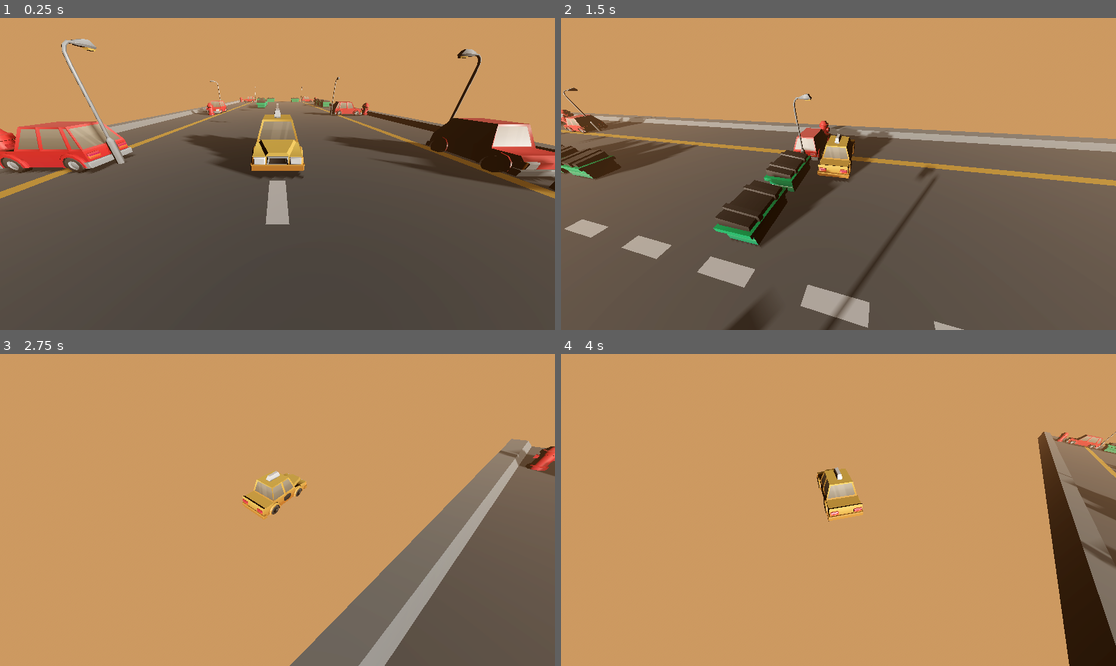
Above: before the commit, frames 1-4 (two rows, left to right).
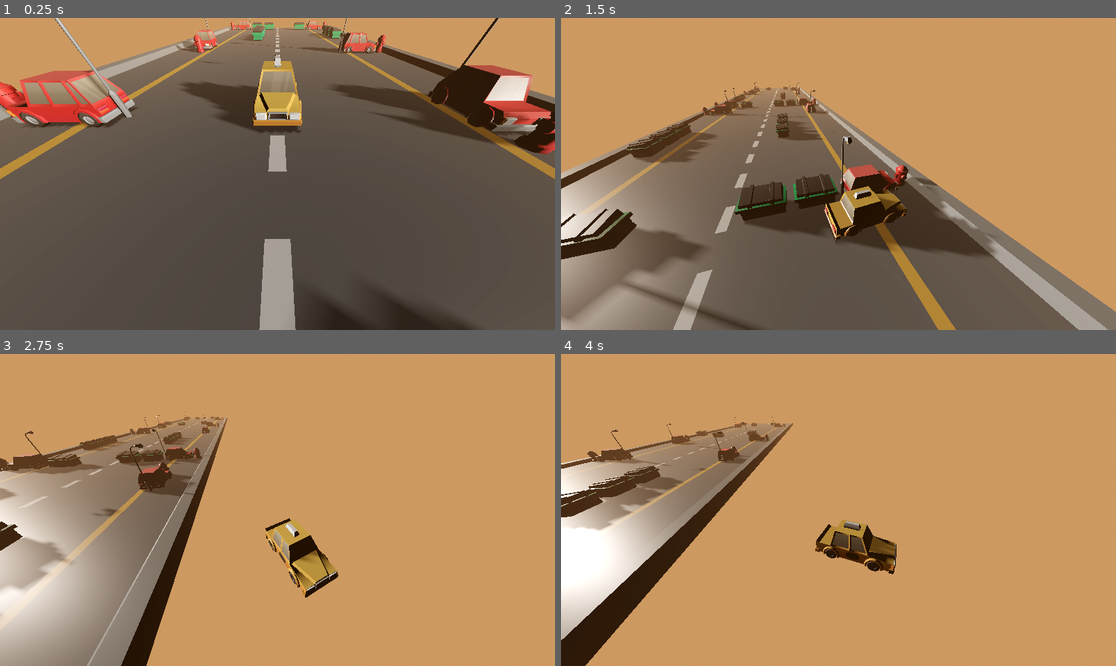
Above: after the commit, the same moments.

Repository: TheoM04/Car-Game
Game: Godot game, scene res://Main.tscn
The game is run twice, just before and just after one commit, with the same random seed, the same clock (stepped at 60 frames per second) and the same inputs.
Inputs (mouse positions are in pixels of both pictures, inside the frame that each line leads up to):
- Up to frame 1 (0.25 s): no input
- Up to frame 2 (1.5 s): tap Enter at 0.5 s; move the mouse to (960, 158) at 0.52 s; hold Right (ui_right) 0.53-1.28 s; click (960, 158) at 0.67 s; move the mouse to (727, 189) at 1.27 s; hold Down from 1.28 s (still down)
- Up to frame 3 (2.75 s): move the mouse to (333, 441) at 2.02 s; release Down at 2.03 s; hold Right (ui_right) from 2.03 s (still down)
- Up to frame 4 (4 s): move the mouse to (810, 572) at 2.77 s; release Right (ui_right) at 2.78 s; hold Up (ui_up) 2.78-3.53 s; click (810, 572) at 2.92 s; move the mouse to (1005, 556) at 3.52 s; hold Left (ui_left) from 3.53 s (still down)

The runs differ from the first frame. In frame 1, 37% of the frame differs, in the area x 0-100%, y 0-100%; in frame 2, 45%; in frame 3, 47%, in the area x 0-100%, y 18-100%; in frame 4, 27%.

Commit message:
small camera fix

Diff:
--- a/Main.tscn
+++ b/Main.tscn
@@ -21,11 +21,10 @@
 [node name="Main" type="Node3D" unique_id=1971039341]
 
 [node name="Camera3D" type="Camera3D" parent="." unique_id=1200017913 node_paths=PackedStringArray("target")]
-visible = false
 fov = 91.3
 script = ExtResource("1_r0du0")
 target = NodePath("../Car")
-offset = Vector3(0, 3, 3)
+offset = Vector3(0, 3.5, 2.5)
 
 [node name="WorldEnvironment" type="WorldEnvironment" parent="." unique_id=1617015305]
 environment = SubResource("Environment_0xm2m")
--- a/Scripts/FollowCamera.gd.gd
+++ b/Scripts/FollowCamera.gd.gd
@@ -2,13 +2,18 @@
 
 @export var lerp_speed = 3.0
 @export var target: Node3D
-@export var offset = Vector3.ZERO
+@export var offset = Vector3(0, 2.5, 4.0) # Example offset: up 2.5, back 4
 
 func _physics_process(delta):
 	if !target:
 		return
 
-	var target_xform = target.global_transform.translated_local(offset)
-	global_transform = global_transform.interpolate_with(target_xform, lerp_speed * delta)
+	# Calculate the target position in world space
+	var target_pos = target.global_position + offset
 
-	look_at(target.global_transform.origin, target.transform.basis.y)
+	# Move the camera to that position
+	global_position = global_position.lerp(target_pos, lerp_speed * delta)
+
+	# Look at the car (slightly ahead (-2.0) to make it feel more dynamic)
+	var look_target = target.global_position + Vector3(0, 0.5, -2.0)
+	look_at(look_target, Vector3.UP)
